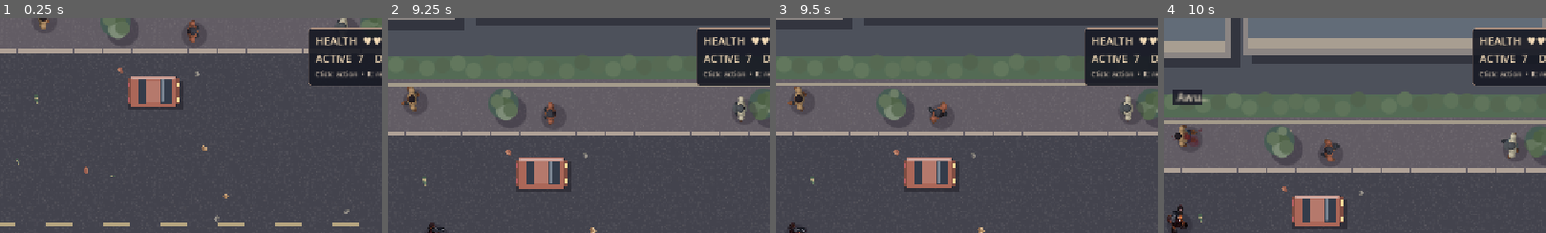
Above: before the commit, frames 1-4 (left to right).
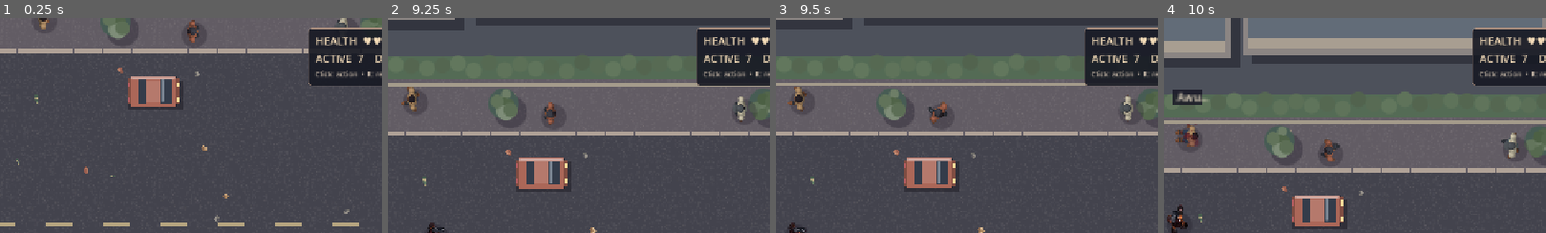
Above: after the commit, the same moments.

Repository: cryogenized-spec/Pineridge-Crisis-Saafiya-s-Revenge
Game: Godot game, scene res://scenes/main.tscn
Same seed, same stepped clock (60 frames per second), same inputs: the game is played once before the commit and once after it.
Inputs (mouse positions are % of the whole screen's width and height, from its top left):
- Up to frame 1 (0.25 s): no input
- Up to frame 2 (9.25 s): tap Enter at 0.5 s; move the mouse to (45, 70) at 0.52 s; hold Up 0.53-2.03 s; tap 1 at 0.6 s; click (45, 70) at 0.67 s; move the mouse to (80, 65) at 1.27 s; tap 2 at 1.35 s; move the mouse to (20, 35) at 2.02 s; hold Left 2.03-3.53 s; tap 3 at 2.1 s; move the mouse to (55, 50) at 2.77 s; tap 4 at 2.85 s; click (55, 50) at 2.92 s; move the mouse to (35, 25) at 3.52 s; hold Down 3.53-4.28 s; tap 5 at 3.6 s; move the mouse to (72, 45) at 4.27 s; hold Right 4.28-5.03 s; tap 6 at 4.35 s; move the mouse to (30, 55) at 5.02 s; hold Up 5.03-5.78 s; tap 7 at 5.1 s; click (30, 55) at 5.17 s; move the mouse to (60, 28) at 5.77 s; hold Right 5.78-8.03 s; tap 8 at 5.85 s; move the mouse to (45, 70) at 6.52 s; tap B at 6.6 s; move the mouse to (80, 65) at 7.27 s; tap R at 7.35 s; click (80, 65) at 7.42 s; move the mouse to (20, 35) at 8.02 s; hold Down 8.03-8.78 s; tap P at 8.1 s; move the mouse to (55, 50) at 8.77 s; hold Left from 8.78 s (still down); tap T at 8.85 s
- Up to frame 3 (9.5 s): keep holding Left
- Up to frame 4 (10 s): move the mouse to (35, 25) at 9.52 s; release Left at 9.53 s; hold Up from 9.53 s (still down); tap Z at 9.6 s; click (35, 25) at 9.67 s
The pictures show only the part of the screen within x 32-82%, y 0-50%; the shares and areas given below are measured in that part.

Frames 1-3 are identical in both runs. In frame 4, 0.4% of the frame differs, in the area x 2-10%, y 49-60%.

Commit message:
Add twelve mesh-rendered backward collapse animations and contact splashes

Diff:
--- a/scripts/actor.gd
+++ b/scripts/actor.gd
@@ -22,6 +22,8 @@
 var npc_walk: Texture2D
 var npc_run: Texture2D
 var npc_down: Texture2D
+var npc_down_back: Texture2D
+var fall_backward := false
 var down_phase := -1.0
 var cosmetic_accessory: Texture2D
 var show_accessory := false
@@ -42,6 +44,7 @@
 		npc_walk = load_npc_texture(prefix + "walk.png", Vector2(512,256))
 		npc_run = load_npc_texture(prefix + "run.png", Vector2(512,256))
 		npc_down = load_npc_texture(prefix + "down.png", Vector2(512,256))
+		npc_down_back = load_npc_texture(prefix + "down_back.png", Vector2(512,256))
 		cosmetic_accessory = load_npc_texture("res://assets/characters/accessories/backpack.png", Vector2(128,128))
 		texture_filter = CanvasItem.TEXTURE_FILTER_LINEAR
 	if hero:
@@ -111,10 +114,13 @@
 
 func _draw() -> void:
 	draw_circle(Vector2(2,3),10,Color(0.09,0.07,0.12,0.27),true,-1,true)
-	if not hero and wardrobe_index >= 0 and down_phase >= 0.0 and npc_down != null:
+	if not hero and wardrobe_index >= 0 and down_phase >= 0.0 and (npc_down != null or npc_down_back != null):
 		var down_frame := mini(7,int(floor(down_phase*8.0)))
 		var source := Rect2((down_frame%4)*TILE,floori(float(down_frame)/4.0)*TILE,TILE,TILE)
-		draw_gait_layer(npc_down,source,facing,Vector2.ONE*DISPLAY_SIZE)
+		var chosen: Texture2D = npc_down_back if fall_backward and npc_down_back != null else npc_down
+		if chosen == null:
+			chosen = npc_down_back
+		draw_gait_layer(chosen,source,facing,Vector2.ONE*DISPLAY_SIZE)
 		return
 	if not hero and wardrobe_index >= 0 and has_npc_atlases():
 		var frame := int(floor(gait_phase * 8.0)) % 8 if gait_moving else 0
--- a/scripts/encounter.gd
+++ b/scripts/encounter.gd
@@ -32,6 +32,8 @@
 const CHARACTER_HIT_RADIUS := 18.0
 var shots: Array[Dictionary] = []
 var motes: Array[Dictionary] = []
+var contact_splashes: Array[Dictionary] = []
+const MAX_CONTACT_SPLASHES := 48
 var ground_marks: Array[Dictionary] = []
 const MAX_GROUND_MARKS := 72
 var loot: Array[Dictionary] = []
@@ -273,8 +275,10 @@
 	feedback.marked = true
 	feedback.show_caption("Awu…")
 	feedback.select(Feedback.State.DOWN)
+	person.fall_backward = rng.randf() < 0.60
 	person.set_down_progress(0.0)
 	add_ground_mark(person.position,0.8)
+	show_contact_splash(person.position)
 	audio.play_cue("reaction")
 
 func add_shot(start: Vector2, direction: Vector2, friendly: bool, kind: String, velocity: float) -> void:
@@ -313,6 +317,20 @@
 	while ground_marks.size()>MAX_GROUND_MARKS:
 		ground_marks.pop_front()
 
+func show_contact_splash(at: Vector2) -> void:
+	# Transient two-dimensional stage effect, placed at the contact point.
+	for i in range(5):
+		var direction := Vector2.from_angle(rng.randf_range(0,TAU))
+		contact_splashes.append({
+			"point":at + direction*rng.randf_range(1.0,3.0),
+			"velocity":direction*rng.randf_range(10.0,28.0),
+			"life":rng.randf_range(0.12,0.24),
+			"max":0.24,
+			"radius":rng.randf_range(1.1,2.4)
+		})
+	while contact_splashes.size()>MAX_CONTACT_SPLASHES:
+		contact_splashes.pop_front()
+
 func hit_enemy(target: Dictionary, amount: int) -> void:
 	if bool(target["down"]):
 		return
@@ -322,8 +340,11 @@
 	feedback.marked=true
 	feedback.show_caption("Awu…")
 	add_ground_mark(target["body"].position,1.3 if int(target["hp"]) <= 0 else 0.8)
+	show_contact_splash(target["body"].position)
 	if int(target["hp"]) <= 0:
 		target["down"]=true
+		var falling: Actor = target["body"]
+		falling.fall_backward = rng.randf() < 0.60
 		target["attachment"].visible=false
 		feedback.select(Feedback.State.DOWN)
 		defeated+=1
@@ -341,6 +362,7 @@
 	player_hp = maxi(0,player_hp-1)
 	player_invincible = 0.82
 	add_ground_mark(avatar.position,0.6)
+	show_contact_splash(avatar.position)
 	audio.play_cue("reaction")
 	if player_hp <= 0:
 		audio.play_cue("saafiya_death")
@@ -354,7 +376,7 @@
 	feedback.advance(delta)
 	feedback.position=body.position
 	if bool(target["down"]):
-		if body.npc_down != null:
+		if body.npc_down != null or body.npc_down_back != null:
 			body.set_down_progress(feedback.progress())
 			body.rotation=0.0
 			body.scale=Vector2.ONE
@@ -456,6 +478,13 @@
 		motes[i]["life"]-=delta
 		if float(motes[i]["life"])<=0:
 			motes.remove_at(i)
+	for i in range(contact_splashes.size()-1,-1,-1):
+		var splash: Dictionary = contact_splashes[i]
+		splash["point"] += splash["velocity"]*delta
+		splash["velocity"] *= exp(-delta*8.0)
+		splash["life"] -= delta
+		if float(splash["life"]) <= 0.0:
+			contact_splashes.remove_at(i)
 
 func _physics_process(delta: float) -> void:
 	for item in bystanders:
@@ -489,6 +518,10 @@
 	queue_redraw()
 
 func _draw() -> void:
+	for splash in contact_splashes:
+		var alpha := clampf(float(splash["life"])/float(splash["max"]),0.0,1.0)
+		var point: Vector2 = splash["point"]
+		draw_circle(point,float(splash["radius"])*alpha,Color(0.55,0.075,0.10,alpha*0.80),true,-1,true)
 	for mark in ground_marks:
 		var p: Vector2 = mark["point"]
 		var size: float = mark["size"]
@@ -518,6 +551,7 @@
 		assert(ResourceLoader.exists("res://assets/audio/" + clip), "Missing audio import: " + clip)
 	assert(actors.size()==7)
 	assert(actors[0]["body"].npc_down != null)
+	assert(actors[0]["body"].npc_down_back != null)
 	assert(player_hp==3)
 	assert(bystanders.size() > 0)
 	var foe: Dictionary=actors[0]
Binary file added: assets/characters/crowd/npc_00_down_back.png
Binary file added: assets/characters/crowd/npc_01_down_back.png
Binary file added: assets/characters/crowd/npc_02_down_back.png
Binary file added: assets/characters/crowd/npc_03_down_back.png
Binary file added: assets/characters/crowd/npc_04_down_back.png
Binary file added: assets/characters/crowd/npc_05_down_back.png
Binary file added: assets/characters/crowd/npc_06_down_back.png
Binary file added: assets/characters/crowd/npc_07_down_back.png
Binary file added: assets/characters/crowd/npc_08_down_back.png
Binary file added: assets/characters/crowd/npc_09_down_back.png
Binary file added: assets/characters/crowd/npc_10_down_back.png
Binary file added: assets/characters/crowd/npc_11_down_back.png
(and 1 more such lines)
